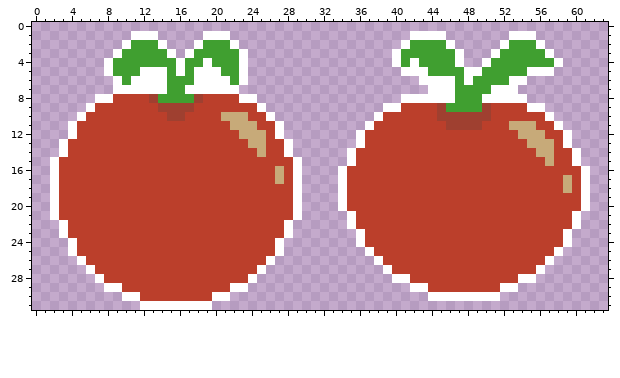
Two states of a pixel-art sprite, Assets/Sprites/Plants/Tomato.png. Above, as it was before the edit.
The file is 64x32 pixels.
The result:
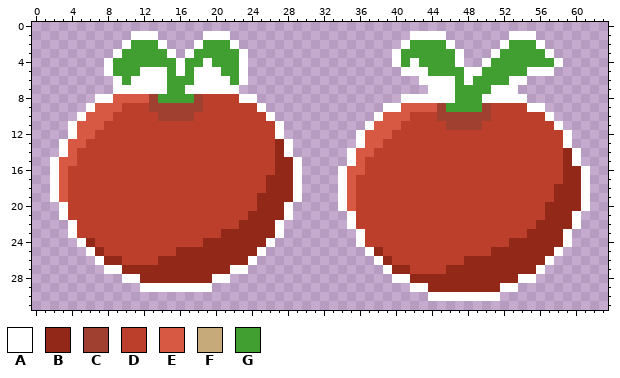
Palette (. is transparent): A #ffffff  B #922817  C #9f4030  D #bb3f2b  E #d75843  F #c7aa79  G #409f30
The exact change:
@@ x 0..63 @@
  7 .........AAAAAAGGAAAAAA.....................AAAGGGGAAA..........
- 8 .......AADDDDCGGGGCDDDDAA................AAAAAAGGGAAAAA.........
- 9 ......ADDDDDDDCCCCDDDDDDDA.............AADDDDCGGGGCDDDDAA.......
-10 .....ADDDDDDDDDCCDDDDFFFDDA...........ADDDDDDCCCCCCDDDDDDA......
-11 ....ADDDDDDDDDDDDDDDDDFFFDDA.........ADDDDDDDDCCCCDDDFFFDDA.....
-12 ....ADDDDDDDDDDDDDDDDDDFFFDA........ADDDDDDDDDDDDDDDDDFFFDDA....
-13 ...ADDDDDDDDDDDDDDDDDDDDFFDDA.......ADDDDDDDDDDDDDDDDDDFFFDA....
-14 ...ADDDDDDDDDDDDDDDDDDDDDFDDA......ADDDDDDDDDDDDDDDDDDDDFFDDA...
-15 ..ADDDDDDDDDDDDDDDDDDDDDDDDDDA.....ADDDDDDDDDDDDDDDDDDDDDFDDA...
-16 ..ADDDDDDDDDDDDDDDDDDDDDDDDFDA....ADDDDDDDDDDDDDDDDDDDDDDDDDDA..
-17 ..ADDDDDDDDDDDDDDDDDDDDDDDDFDA....ADDDDDDDDDDDDDDDDDDDDDDDDFDA..
-18 ..ADDDDDDDDDDDDDDDDDDDDDDDDDDA....ADDDDDDDDDDDDDDDDDDDDDDDDFDA..
-19 ..ADDDDDDDDDDDDDDDDDDDDDDDDDDA....ADDDDDDDDDDDDDDDDDDDDDDDDDDA..
-20 ..ADDDDDDDDDDDDDDDDDDDDDDDDDDA....ADDDDDDDDDDDDDDDDDDDDDDDDDDA..
-21 ..ADDDDDDDDDDDDDDDDDDDDDDDDDDA.....ADDDDDDDDDDDDDDDDDDDDDDDDA...
-22 ...ADDDDDDDDDDDDDDDDDDDDDDDDA......ADDDDDDDDDDDDDDDDDDDDDDDDA...
-23 ...ADDDDDDDDDDDDDDDDDDDDDDDDA.......ADDDDDDDDDDDDDDDDDDDDDDA....
-24 ....ADDDDDDDDDDDDDDDDDDDDDDA........ADDDDDDDDDDDDDDDDDDDDDDA....
-25 ....ADDDDDDDDDDDDDDDDDDDDDDA.........ADDDDDDDDDDDDDDDDDDDDA.....
-26 .....ADDDDDDDDDDDDDDDDDDDDA...........ADDDDDDDDDDDDDDDDDDA......
-27 ......ADDDDDDDDDDDDDDDDDDA.............ADDDDDDDDDDDDDDDDA.......
-28 .......ADDDDDDDDDDDDDDDDA...............AADDDDDDDDDDDDAA........
-29 ........AADDDDDDDDDDDDAA..................AADDDDDDDDAA..........
-30 ..........AADDDDDDDDAA......................AAAAAAAA............
-31 ............AAAAAAAA............................................
+ 8 .......AAEEEECGGGGCDDDDAA................AAAAAAGGGAAAAA.........
+ 9 ......AEEEDDDCCCCCCDDDDDDA.............AAEEEECGGGGCDDDDAA.......
+10 .....AEEEDDDDDCCCCDDDDDDDDA...........AEEEDDDCCCCCCDDDDDDA......
+11 ....AEEEDDDDDDDDDDDDDDDDDDDA.........AEEEDDDDDCCCCDDDDDDDDA.....
+12 ....AEEDDDDDDDDDDDDDDDDDDDDA........AEEEDDDDDDDDDDDDDDDDDDDA....
+13 ...AEEDDDDDDDDDDDDDDDDDDDDDBA.......AEEDDDDDDDDDDDDDDDDDDDDA....
+14 ...AEDDDDDDDDDDDDDDDDDDDDDDBA......AEEDDDDDDDDDDDDDDDDDDDDDBA...
+15 ..AEEDDDDDDDDDDDDDDDDDDDDDDBBA.....AEDDDDDDDDDDDDDDDDDDDDDDBA...
+16 ..AEDDDDDDDDDDDDDDDDDDDDDDDBBA....AEEDDDDDDDDDDDDDDDDDDDDDDBBA..
+17 ..AEDDDDDDDDDDDDDDDDDDDDDDBBBA....AEDDDDDDDDDDDDDDDDDDDDDDDBBA..
+18 ..AEDDDDDDDDDDDDDDDDDDDDDDBBBA....AEDDDDDDDDDDDDDDDDDDDDDDBBBA..
+19 ..AEDDDDDDDDDDDDDDDDDDDDDBBBBA....AEDDDDDDDDDDDDDDDDDDDDDDBBBA..
+20 ...ADDDDDDDDDDDDDDDDDDDDDBBBA.....AEDDDDDDDDDDDDDDDDDDDDDBBBBA..
+21 ...ADDDDDDDDDDDDDDDDDDDDBBBBA......ADDDDDDDDDDDDDDDDDDDDDBBBA...
+22 ....ADDDDDDDDDDDDDDDDDDBBBBA.......ADDDDDDDDDDDDDDDDDDDDBBBBA...
+23 ....ADDDDDDDDDDDDDDDDBBBBBBA........ADDDDDDDDDDDDDDDDDDBBBBA....
+24 .....ABDDDDDDDDDDDDBBBBBBBA.........ADDDDDDDDDDDDDDDDBBBBBBA....
+25 ......ABDDDDDDDDBBBBBBBBBA...........ABDDDDDDDDDDDDBBBBBBBA.....
+26 .......ABBDDDDBBBBBBBBBBA.............ABDDDDDDDDBBBBBBBBBA......
+27 ........AABBBBBBBBBBBBAA...............ABBDDDDBBBBBBBBBBA.......
+28 ..........AABBBBBBBBAA..................AABBBBBBBBBBBBAA........
+29 ............AAAAAAAA......................AABBBBBBBBAA..........
+30 ............................................AAAAAAAA............
+31 ................................................................
